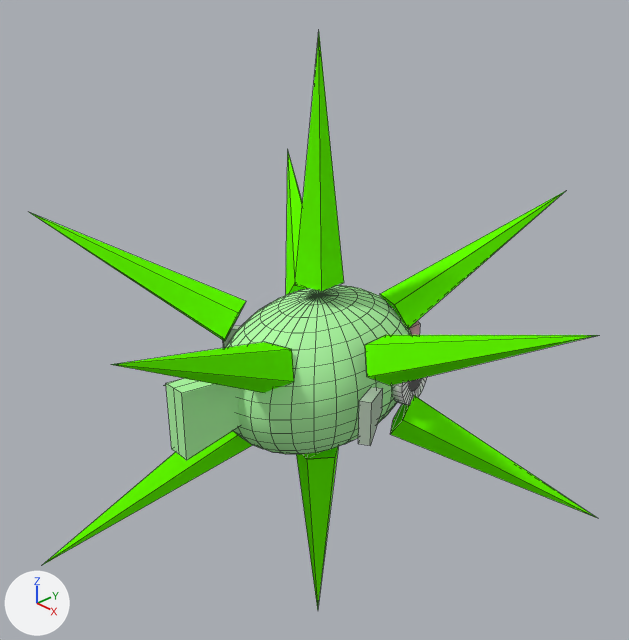
Before and after pictures for a commit that changed the Blender file Art/ArtAssets.blend.
Both versions are drawn from a 50 mm lens placed at (4.86, -4.62, 3.76), pointed at (-0.16, 0.1, 0.38). Every picture has the same lights, and +X, +Y and +Z are marked at lower left. Mesh edges are drawn as thin lines.

Script lines for the objects in view, before the commit:
```python
me_cube_001 = bpy.data.meshes.new('Cube.001')
me_cube_001.from_pydata(...)  # 692 vertices, 652 faces; spans x -1.1..1.5, y -0.94..0.94, z -0.7..0.7
# faces by material slot: [490, 130, 18, 12, 2]
me_cube_001.materials.append(mat_materialfishgreen_001)  # green #b3fba9
me_cube_001.materials.append(mat_materialfisheyes_001)  # white #f2f2f2
me_cube_001.materials.append(mat_materialfishgreenlips_001)  # pink #e2aab9
me_cube_001.materials.append(mat_materialfishgreenfin_001)  # light grey #bacbb8
me_cube_001.materials.append(mat_materialfisheyes_002)  # black #000000
me_icosphere = bpy.data.meshes.new('Icosphere')
me_icosphere.from_pydata(...)  # 330 vertices, 319 faces; spans x -2.55..2.55, y -2.42..2.42, z -2.85..2.85
me_icosphere.materials.append(mat_materialfishgreenspikes_001)  # green #62ff00
ob_fish = bpy.data.objects.new('Fish', me_cube_001)
ob_fish.location = (0.0, 0.0, 0.0)
ob_fish.rotation_euler = (0.0, 0.0, -1.571)  # degrees (0, 0, -90)
ob_spikes = bpy.data.objects.new('Spikes', me_icosphere)
ob_spikes.location = (0.0, 0.0, 0.0)
```
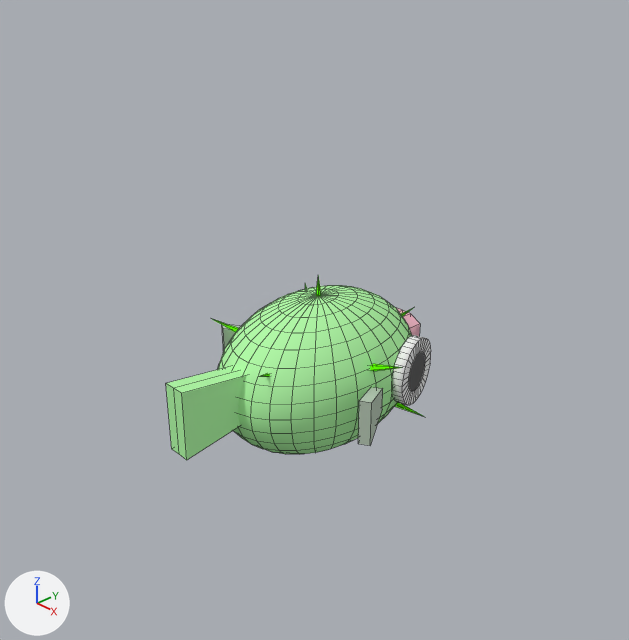
Pixel boxes (x1, y1, x2, y2) of what changed, in the pictures (629 x 640 px):
'Spikes', deleted (green): before (29, 34, 598, 610)
'Fish', reshaped: before (166, 285, 427, 460); after (166, 275, 431, 460)
part 1 of me_cube_001, added (green): after (212, 275, 425, 417)

Edits to the bpy script that builds the scene:
```text
Change me_cube_001:
    used by ob_fish; location = (0.0, 0.0, 0.0); rotation_euler = (0.0, 0.0, -1.571), in degrees (0, 0, -90)
    remove me_cube_001.from_pydata(...)  # 692 vertices, 652 faces; spans x -1.1..1.5, y -0.94..0.94, z -0.7..0.7
    add me_cube_001.from_pydata(...)  # 1022 vertices, 971 faces; spans x -1.1..1.5, y -0.96..0.96, z -0.89..0.89
    me_cube_001 part 1: 330 vertices added at x -0.92..0.92, y -0.96..0.96, z -0.89..0.89
    add me_cube_001.materials.append(mat_materialfishgreenspikes_001)  # green #62ff00
Remove ob_spikes:
    ob_spikes = bpy.data.objects.new('Spikes', me_icosphere)
    ob_spikes.location = (0.0, 0.0, 0.0)
```
